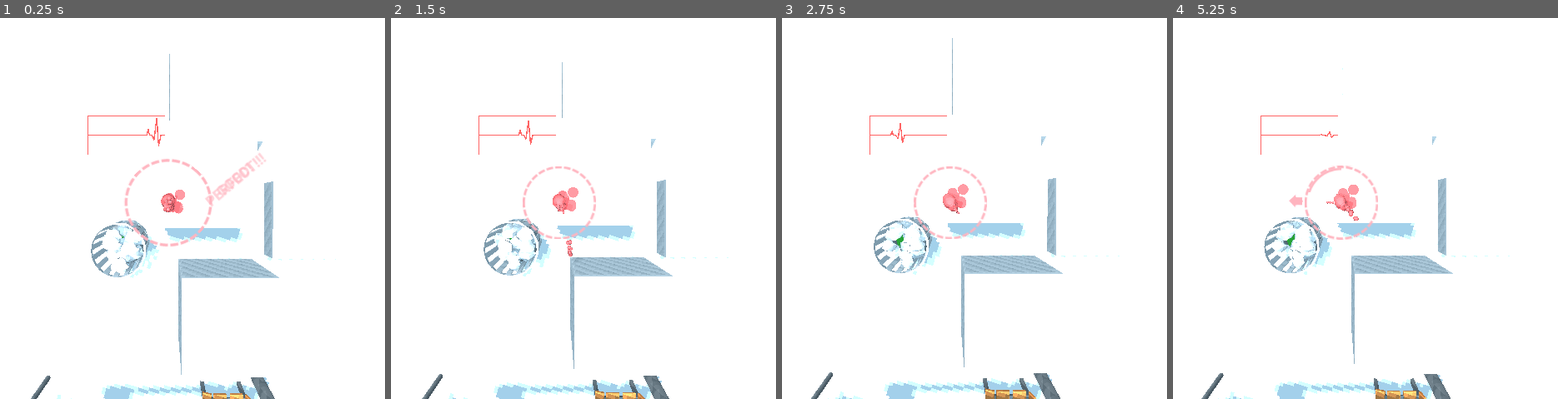
Above: before the commit, frames 1-4 (left to right).
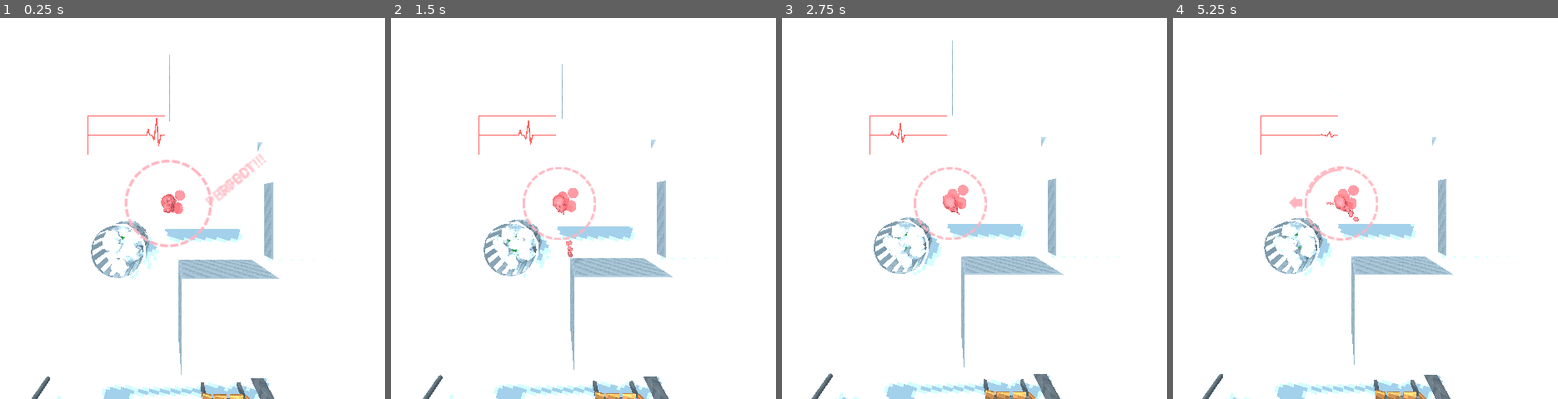
Above: after the commit, the same moments.

Repository: CaptainProton42/ldjam46
Game: Godot game, scene res://TestTopDown.tscn
Two runs of this game, one before a commit and one after it. Both use one fixed random seed, a clock stepped at 60 frames per second and the inputs below.
Inputs (mouse positions are in pixels of both pictures, inside the frame that each line leads up to):
- Up to frame 1 (0.25 s): no input
- Up to frame 2 (1.5 s): tap Space (restart) at 0.5, 1.25 s; move the mouse to (706, 185) at 0.52 s; press the mouse at (706, 185) at 0.53 s; hold W (forward) 0.53-1.28 s; move the mouse to (425, 223) at 1.27 s; release the mouse at (425, 223) at 1.28 s; click (425, 223) at 1.35 s
- Up to frame 3 (2.75 s): tap Space (restart) at 2 s; move the mouse to (1016, 117) at 2.02 s; press the mouse at (1016, 117) at 2.03 s; hold W (forward) from 2.03 s (still down)
- Up to frame 4 (5.25 s): tap Space (restart) at 2.75, 3.5, 4.25 s; move the mouse to (1307, 280) at 2.77 s; release the mouse at (1307, 280) at 2.78 s; click (1307, 280) at 2.85 s; move the mouse to (1542, 261) at 3.52 s; release W (forward) at 3.53 s; press the mouse at (1542, 261) at 3.53 s; move the mouse to (outside the picture) at 4.27 s; release the mouse at (outside the picture) at 4.28 s; click (outside the picture) at 4.35 s; move the mouse to (1373, 204) at 5.02 s; press the mouse at (1373, 204) at 5.03 s

The runs differ from the first frame. In frame 1, 1.5% of the frame differs, in the area x 8-88%, y 9-100%; in frame 2, 1.6%; in frame 3, 1.7%; in frame 4, 1.8%, in the area x 7-88%, y 13-100%.

Commit message:
Added flexible camera.

Diff:
--- /dev/null
+++ b/FlexibleCamera.tscn
@@ -0,0 +1,16 @@
+[gd_scene load_steps=2 format=2]
+
+[ext_resource path="res://scripts/FlexibleCamera.gd" type="Script" id=1]
+
+[node name="FlexibleCamera" type="Spatial"]
+script = ExtResource( 1 )
+heart_path = NodePath("../Heart")
+
+[node name="RayCast" type="RayCast" parent="."]
+transform = Transform( 1, 0, 0, 0, 1, 0, 0, 0, 1, 0, 0.5, 0 )
+enabled = true
+cast_to = Vector3( 0, 4.5, 0 )
+collision_mask = 4
+
+[node name="Camera" type="Camera" parent="."]
+transform = Transform( 1, 0, 0, 0, -1.62921e-07, 1, 0, -1, -1.62921e-07, 0, 0, 0 )
--- a/TestTopDown.tscn
+++ b/TestTopDown.tscn
@@ -1,7 +1,7 @@
 [gd_scene load_steps=21 format=2]
 
 [ext_resource path="res://Monitor.tscn" type="PackedScene" id=1]
-[ext_resource path="res://Camera.gd" type="Script" id=2]
+[ext_resource path="res://FlexibleCamera.tscn" type="PackedScene" id=2]
 [ext_resource path="res://Heart.tscn" type="PackedScene" id=3]
 [ext_resource path="res://environments/world.tres" type="Environment" id=4]
 [ext_resource path="res://HelpCircle.tscn" type="PackedScene" id=5]
@@ -52,13 +52,8 @@
 shadow_enabled = true
 directional_shadow_normal_bias = 0.0
 
-[node name="Camera" type="Camera" parent="."]
-transform = Transform( 1, 0, 0, 0, -0.00260043, 0.999997, 0, -0.999997, -0.00260043, -1.66978, 4.18797, -0.0152571 )
-script = ExtResource( 2 )
-
 [node name="Heart" parent="." instance=ExtResource( 3 )]
 transform = Transform( 1, 0, 0, 0, 1, 0, 0, 0, 1, -2.01476, 3.13379, -0.195002 )
-collision_layer = 3
 
 [node name="w" type="StaticBody" parent="."]
 transform = Transform( 1, 0, 0, 0, 1, 0, 0, 0, 1, 1.67723, -0.15858, 0.276445 )
@@ -200,3 +195,5 @@
 
 [node name="JumpPredictor" parent="." instance=ExtResource( 16 )]
 heart_path = NodePath("../Heart")
+
+[node name="FlexibleCamera" parent="." instance=ExtResource( 2 )]
--- /dev/null
+++ b/scripts/FlexibleCamera.gd
@@ -0,0 +1,18 @@
+extends Spatial
+
+export var heart_path : NodePath
+export var camera_height = 5.0
+
+onready var heart = get_node(heart_path)
+onready var ray = get_node("RayCast")
+onready var camera = get_node("Camera")
+
+func _ready():
+	ray.cast_to = Vector3(0.0, camera_height - 0.5, 0.0)
+
+func _process(delta):
+	translation = heart.translation
+	if ray.is_colliding():
+		camera.translation = to_local(ray.get_collision_point())
+	else:
+		camera.translation = Vector3(0.0, camera_height, 0.0)
